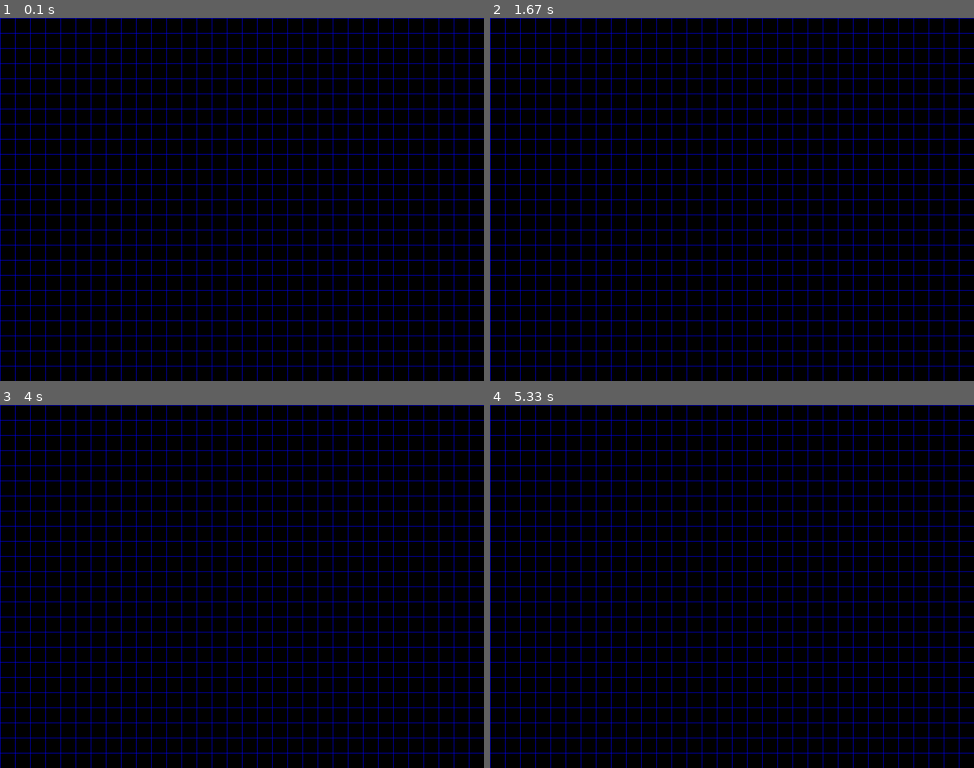
Above: before the commit, frames 1-4 (two rows, left to right).
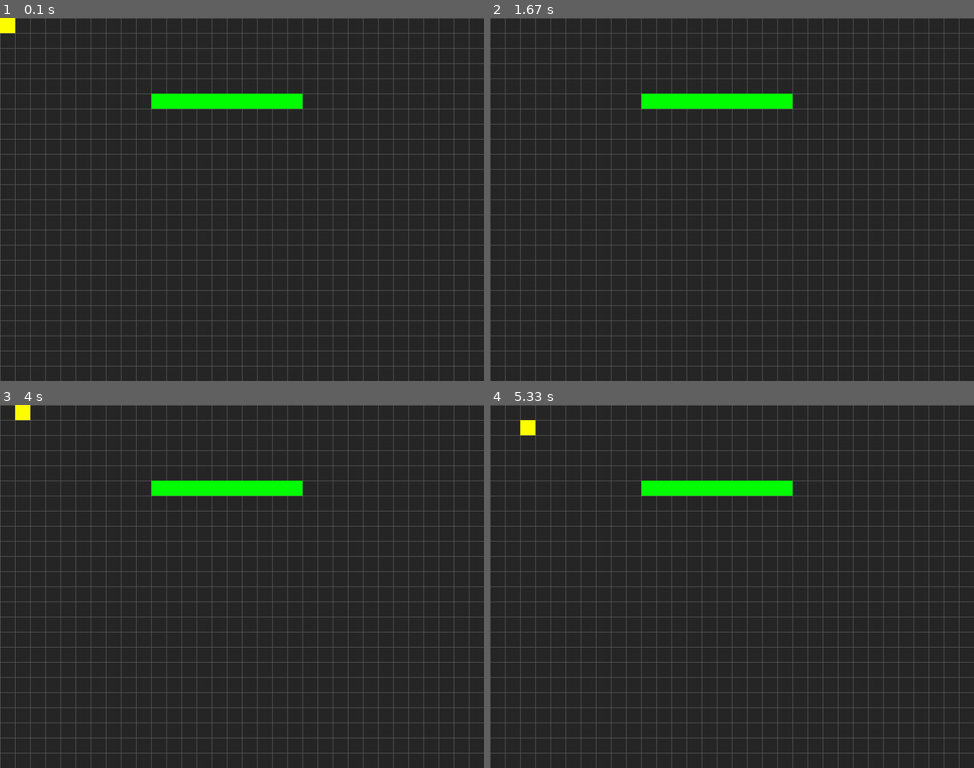
Above: after the commit, the same moments.

Repository: kaitsubaka/pygame_training
Game: pygame game, started from tile-based/main.py
Same seed, same stepped clock (60 frames per second), same inputs: the game is played once before the commit and once after it.
Inputs:
- Up to frame 1 (0.1 s): no input
- Up to frame 2 (1.67 s): hold Right 0.33-0.8 s; hold Up 0.83-1.13 s
- Up to frame 3 (4 s): hold Left 1.67-2.2 s; hold Down 2.23-2.53 s; hold Right from 3.4 s (still down)
- Up to frame 4 (5.33 s): release Right at 4.03 s; hold Down 4.07-4.43 s; hold Left 4.47-4.93 s; hold Right from 4.97 s (still down)

The runs differ from the first frame. In frame 1, 100% of the frame differs, in the area x 0-100%, y 0-100%; in frame 2, 100%; in frame 3, 100%; in frame 4, 100%.

Commit message:
Code -> Tile based 1st lesson

Diff:
--- a/tile-based/main.py
+++ b/tile-based/main.py
@@ -15,11 +15,17 @@
         self.screen = pg.display.set_mode((WIDTH, HEIGHT))
         pg.display.set_caption(TITLE)
         self.clock = pg.time.Clock()
+        pg.key.set_repeat(500,100)
         self.running = True
 
     def new(self):
         '''Start a new game'''
-        pass
+        self.all_sprites = pg.sprite.Group()
+        self.walls = pg.sprite.Group()
+        self.player = Player(self,0,0)
+        for n in range(10,20):
+            Wall(self,n,5)
+
 
     def run(self):
         '''Gaem loop'''
@@ -36,6 +42,7 @@
 
     def update(self):
         '''Gaem loop - Update'''
+        self.all_sprites.update()
         pass
 
     def events(self):
@@ -46,16 +53,28 @@
                 if self.playing:
                     self.playing = False
                 self.running = False
+            if e.type == pg.KEYDOWN:
+                if e.key == pg.K_LEFT:
+                    self.player.move(dx=-1)
+                if e.key == pg.K_RIGHT:
+                    self.player.move(dx=1)
+                if e.key == pg.K_UP:
+                    self.player.move(dy=-1)
+                if e.key == pg.K_DOWN:
+                    self.player.move(dy=1)
     def draw_grid(self):
         for x in range(0, WIDTH, TILESIZE):
-            pg.draw.line(self.screen,BLUE, (x,0),(x,HEIGHT))
+            pg.draw.line(self.screen,LIGHTGREY, (x,0),(x,HEIGHT))
         for y in range(0, HEIGHT, TILESIZE):
-            pg.draw.line(self.screen,BLUE, (0,y),(WIDTH,y))
+            pg.draw.line(self.screen,LIGHTGREY, (0,y),(WIDTH,y))
+
     def draw(self):
         '''Gaem loop - Draw'''
-        self.screen.fill(BLACK)
+        self.screen.fill(BGCOLOR)
+        self.draw_grid()
+        self.all_sprites.draw(self.screen)
         # *After* drawing everything, flip the display
-        self.draw_grid()
+
         pg.display.flip()
 
 if __name__ == "__main__":
--- a/tile-based/settings.py
+++ b/tile-based/settings.py
@@ -1,15 +1,18 @@
-# Game option/settings
-WIDTH = 1024
-HEIGHT = 768
-FPS = 60
-TITLE = "Gaem"
-
 # Colors
 WHITE = (255,255,255)
 BLACK = (0,0,0)
 RED = (255,0,0)
 GREEN = (0,255,0)
 BLUE = (0,0,255)
+DARKGREY =(40,40,40)
+LIGHTGREY = (100,100,100)
+YELLOW = (255,255,0)
+# Game option/settings
+WIDTH = 1024
+HEIGHT = 768
+FPS = 60
+TITLE = "Tilemap Demo"
+BGCOLOR = DARKGREY
 
 TILESIZE = 32
 GRIDWIDTH = WIDTH / TILESIZE
--- a/tile-based/sprites.py
+++ b/tile-based/sprites.py
@@ -1,2 +1,33 @@
 # Sprites
 import pygame as pg
+from settings import *
+
+class Player(pg.sprite.Sprite):
+    def __init__(self,game, x, y):
+        self.groups =  game.all_sprites
+        pg.sprite.Sprite.__init__(self,self.groups)
+        self.game = game
+        self.image = pg.Surface((TILESIZE,TILESIZE))
+        self.image.fill(YELLOW)
+        self.rect = self.image.get_rect()
+        self.x = x
+        self.y = y
+    def move(self, dx=0,dy=0):
+        self.x += dx
+        self.y += dy
+    def update(self):
+        self.rect.x = self.x * TILESIZE
+        self.rect.y = self.y * TILESIZE
+
+class Wall(pg.sprite.Sprite):
+    def __init__(self,game, x, y):
+        self.groups = game.all_sprites,game.walls
+        pg.sprite.Sprite.__init__(self,self.groups)
+        self.game = game
+        self.image = pg.Surface((TILESIZE,TILESIZE))
+        self.image.fill(GREEN)
+        self.rect = self.image.get_rect()
+        self.x = x
+        self.y = y
+        self.rect.x = x * TILESIZE
+        self.rect.y = y * TILESIZE
